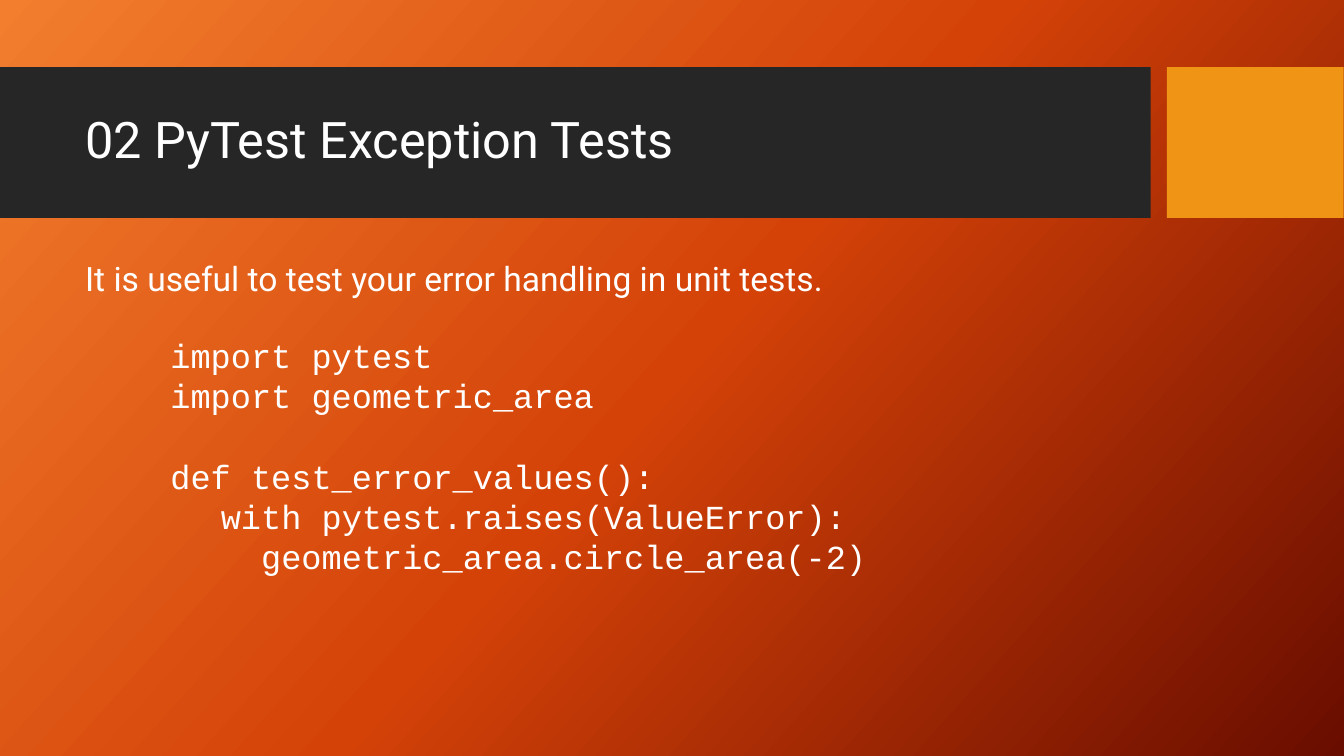
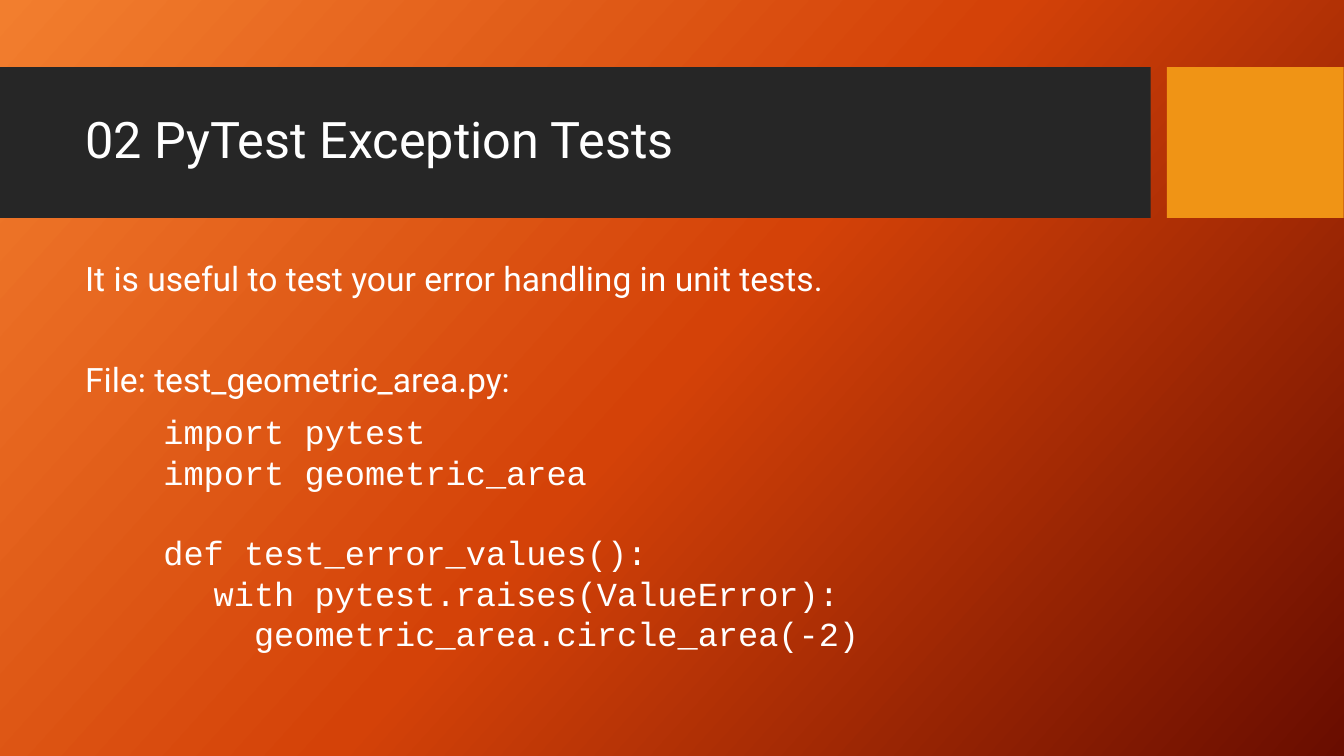
Before and after one commit to PrincetonUniversity/software_testing, a slide deck: slide 9 of UnitTestingSlides.pptx. Drawn at 1344x756 pixels with LibreOffice and Linux fonts; fonts in the diff are those of the drawing; background and template pictures are left out. Boxes give left, top, right and bottom in pixels: in the first picture for what was removed or moved away, otherwise in the second. Text is boxed around its words. In the diff, an @@ line names an element or a change of style, - is before the commit and + after.

```diff
--- a/UnitTestingSlides.pptx
+++ b/UnitTestingSlides.pptx
@@ text at [85, 366, 510, 399]: paragraph added @@
+File: test_geometric_area.py:
@@ text "import pytest": place and size @@
-text "import pytest" at [170, 343, 866, 576]
+text "import pytest" at [163, 420, 859, 655]
```
Also in this commit, not shown: 2 other slides changed, 4 other files.
